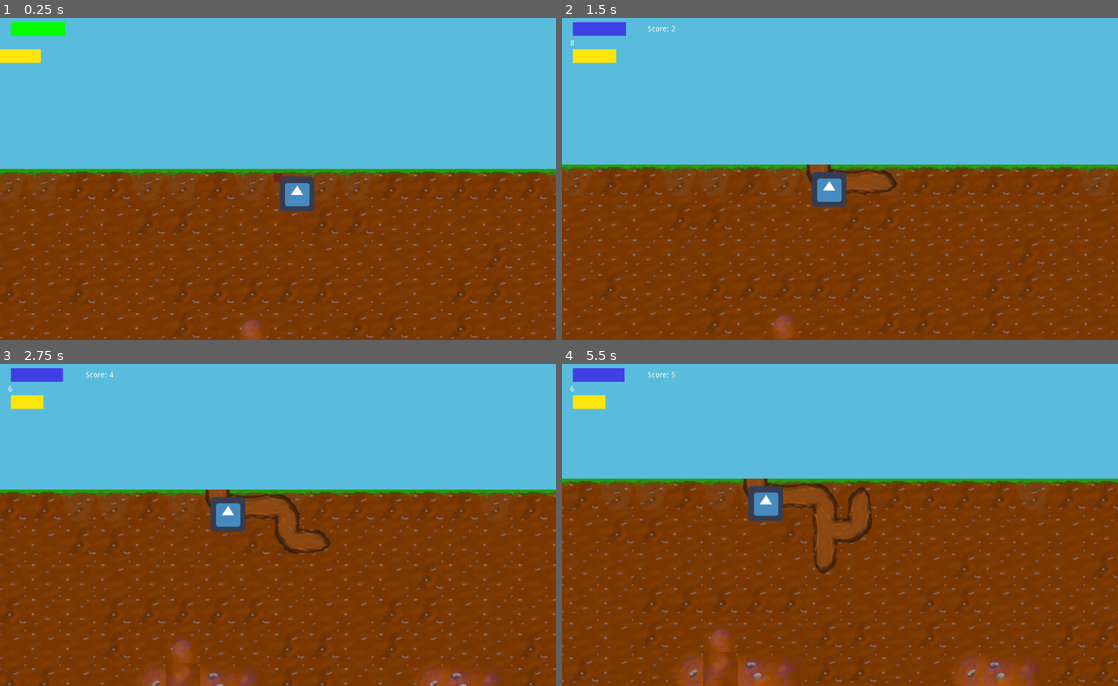
Above: before the commit, frames 1-4 (two rows, left to right).
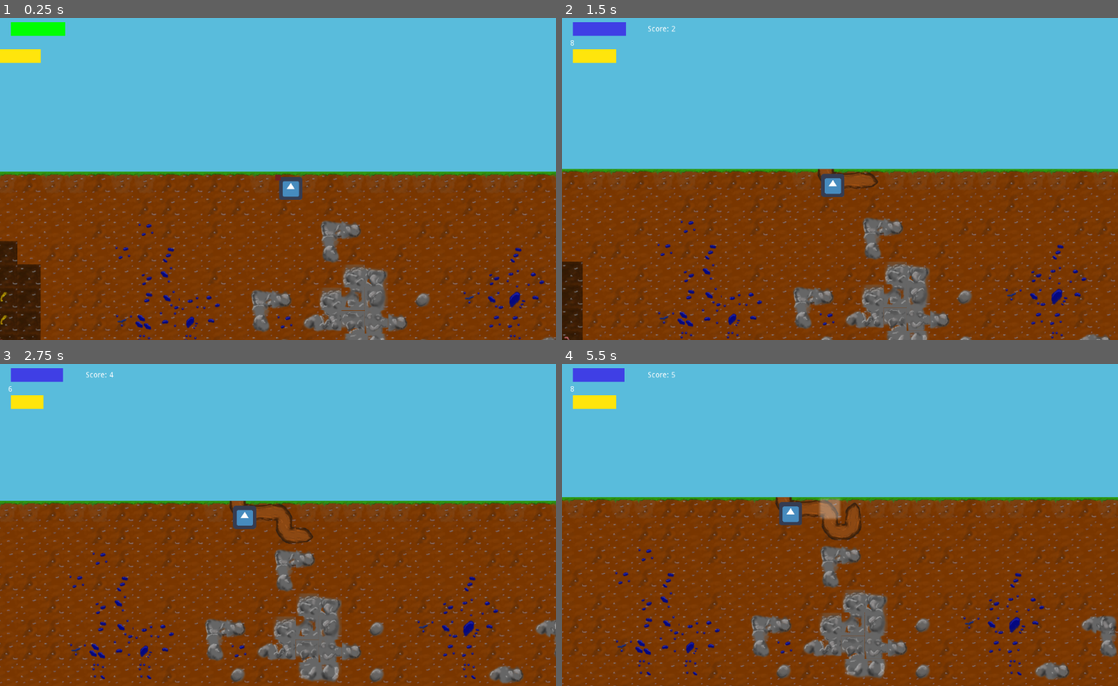
Above: after the commit, the same moments.

Repository: Sushperson/Tree-Simulator-2023
Game: Godot game, scene res://Scenes/World.tscn
Same seed, same stepped clock (60 frames per second), same inputs: the game is played once before the commit and once after it. The engine's default icon, where the game draws it, is replaced by a stand-in: a white triangle on a blue panel in a dark square.
Inputs:
- Up to frame 1 (0.25 s): no input
- Up to frame 2 (1.5 s): tap Enter at 0.5 s; hold D (right) 0.53-1.28 s; hold S (down) from 1.28 s (still down)
- Up to frame 3 (2.75 s): release S (down) at 2.03 s; hold D (right) from 2.03 s (still down)
- Up to frame 4 (5.5 s): release D (right) at 2.78 s; hold W (up) 2.78-3.53 s; hold A (left) 3.53-5.03 s; hold S (down) from 5.03 s (still down)

The runs differ from the first frame. In frame 1, 13% of the frame differs, in the area x 0-100%, y 46-100%; in frame 2, 13%; in frame 3, 16%; in frame 4, 20%, in the area x 0-100%, y 6-100%.

Commit message:
Balancing

Diff:
--- a/Tree_sim/Scenes/World.tscn
+++ b/Tree_sim/Scenes/World.tscn
@@ -477,6 +477,7 @@
 [node name="Camera2D" type="Camera2D" parent="."]
 position = Vector2( 16, 16 )
 current = true
+zoom = Vector2( 1.5, 1.5 )
 smoothing_enabled = true
 smoothing_speed = 0.8
 
--- a/Tree_sim/Scripts/RO_Grid.gd
+++ b/Tree_sim/Scripts/RO_Grid.gd
@@ -1,6 +1,6 @@
 extends TileMap
 
-var tile_indices = [[0,0.7],[1,0.3]]
+var tile_indices = [[0,0.6],[3,0.2],[4,0.2]]
 var cluster_centers = {}
 export var max_cluster_dist : float = 10.0
 export var cluster_size : float = 2.0
@@ -11,7 +11,7 @@
 
 
 func generate_tile(x, y):
-	if(y > (cluster_size)):
+	if(y > (cluster_size - 1)):
 		var nn_dist = nearest_cluster_dist(x, y)
 		if(randf() < inter_cluster_dist_prob(max_cluster_dist, nn_dist)):
 			var rando = randf()
@@ -27,8 +27,8 @@
 					cluster_centers[Vector2(x,y)] = true
 					break
 				else:
-					sum += rando
-		if(randf() < 0.1 and get_cell(x, y) == -1):
+					sum += e[1]
+		if(randf() < 0.2 and get_cell(x, y) == -1):
 			var rando = randf()
 			var sum = 0.0
 			for e in tile_indices:
@@ -37,7 +37,7 @@
 					update_bitmask_area(Vector2(x, y))
 					break
 				else:
-					sum += rando
+					sum += e[1]
 
 
 
--- a/Tree_sim/Scripts/World.gd
+++ b/Tree_sim/Scripts/World.gd
@@ -278,11 +278,11 @@
 
 func speed_increase():
 	if score > 50 and score < 101:
-		game_speed = 0.5
+		game_speed = 0.55
 		tick_length = 1 - game_speed
 	elif score > 100 and score < 151:
-		game_speed = 0.6
+		game_speed = 0.7
 		tick_length = 1 - game_speed
 	elif score > 150:
-		game_speed = 0.7
+		game_speed = 0.85
 		tick_length = 1 - game_speed
